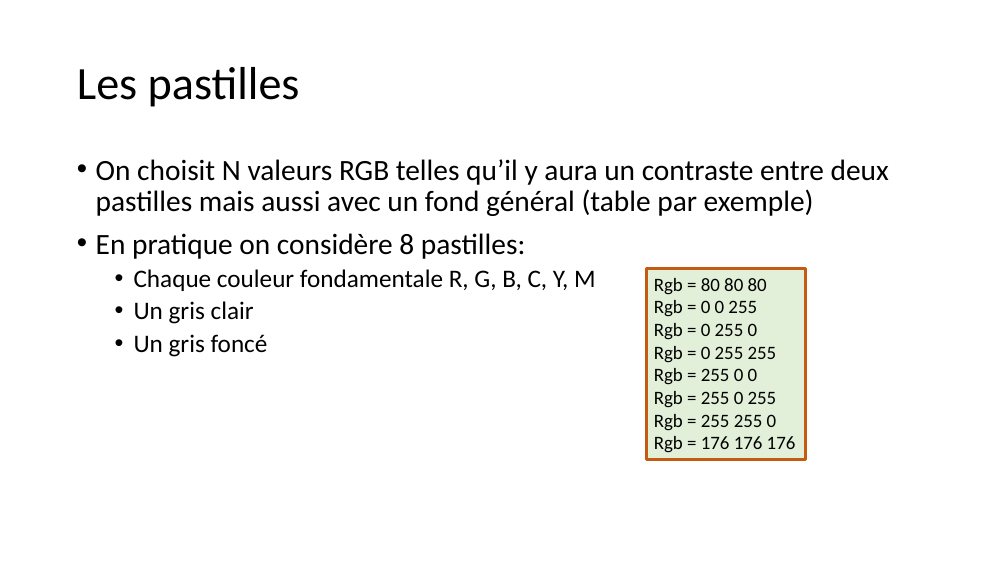
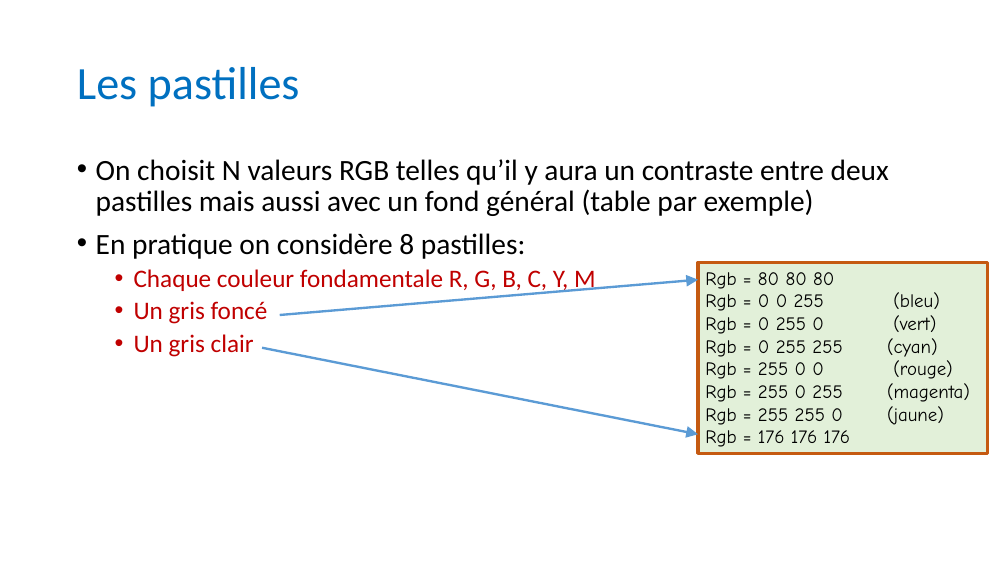
Before and after one commit to anumby-source/RobotServiceJeunesse2023, a slide deck: slide 8 of TCS34725/Apprentissage pour Les pastilles.pptx (slide 5 before the commit). Drawn at 1008x567 pixels with LibreOffice and Linux fonts; fonts in the diff are those of the drawing. Boxes give left, top, right and bottom in pixels: in the first picture for what was removed or moved away, otherwise in the second. Text is boxed around its words. In the diff, an @@ line names an element or a change of style, - is before the commit and + after.

```diff
--- a/TCS34725/Apprentissage pour Les pastilles.pptx
+++ b/TCS34725/Apprentissage pour Les pastilles.pptx
@@ title "Les pastilles" at box(77, 67, 300, 107): text colour #000000 to #0070C0 @@
@@ text at box(134, 269, 596, 357): text colour #000000 to #C00000 in "Chaque couleur fondamentale R, G, B, C, ...", "Un gris clair" @@
@@ rectangle "Rgb = 80 80 80": place and size @@
-rectangle "Rgb = 80 80 80" at box(647, 268, 805, 459)
+rectangle "Rgb = 80 80 80" at box(698, 262, 988, 453)
@@ arrow added from (280, 315) to (698, 280), #5B9BD5 2.25 pt @@
@@ text in rectangle at box(705, 294, 843, 425): text changed; font Calibri to Comic Neue @@
-Rgb = 0 0 255
-Rgb = 0 255 0
-Rgb = 0 255 255
-Rgb = 255 0 0
-Rgb = 255 0 255
-Rgb = 255 255 0
+Rgb = 0 0 255 (bleu)
+Rgb = 0 255 0 (vert)
+Rgb = 0 255 255 (cyan)
+Rgb = 255 0 0 (rouge)
+Rgb = 255 0 255 (magenta)
+Rgb = 255 255 0 (jaune)
@@ text in rectangle at box(705, 272, 851, 447): font Calibri to Comic Neue in "Rgb = 80 80 80", "Rgb = 176 176 176" @@
@@ text at box(134, 301, 268, 324): paragraph added @@
+  • Un gris foncé
@@ text at box(134, 334, 268, 357): paragraph removed @@
-  • Un gris foncé
@@ arrow added from (262, 348) to (698, 434), #5B9BD5 2.25 pt @@
```
Also in this commit, not shown: 10 other slides changed, 3 slides added, 1 other file.
